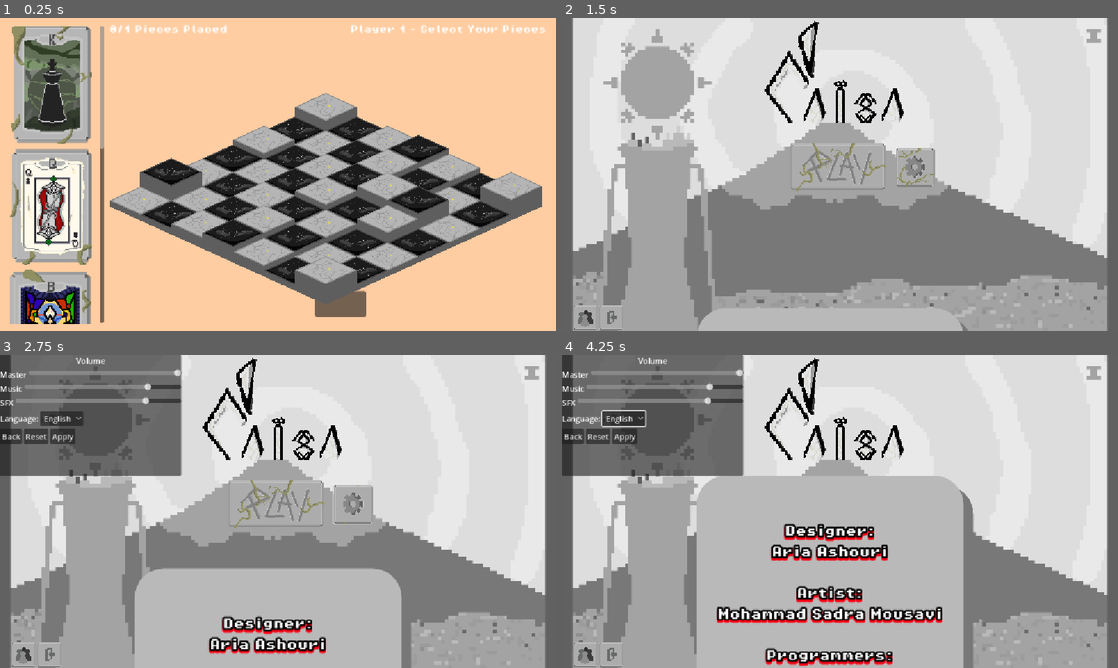
Above: before the commit, frames 1-4 (two rows, left to right).
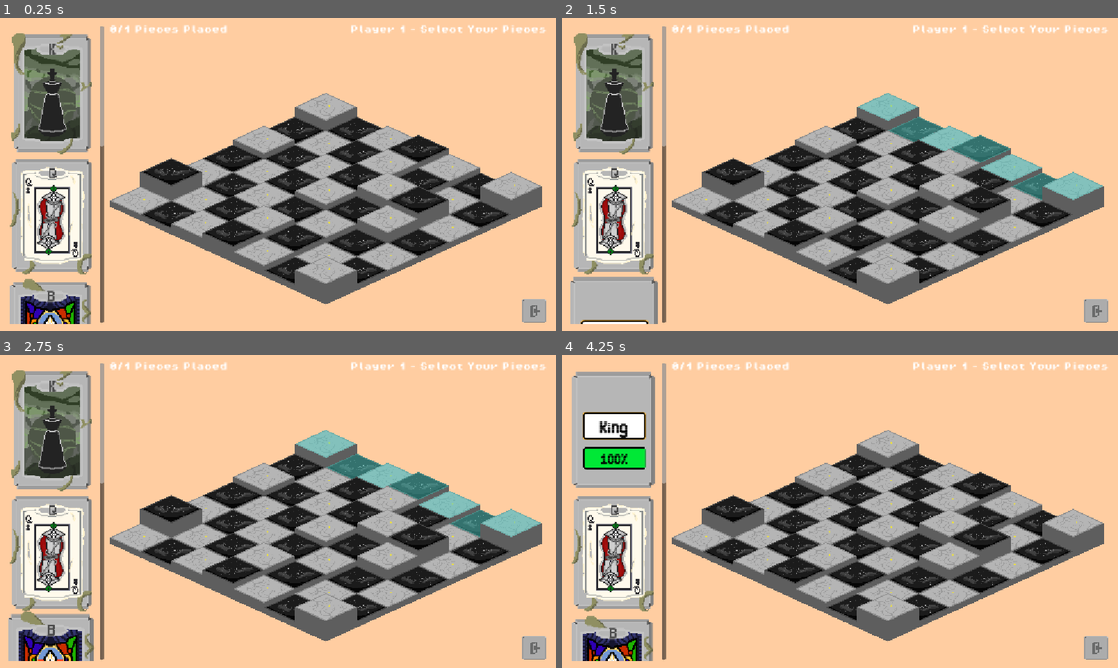
Above: after the commit, the same moments.

Repository: Caiisa-Games/caiisa
Game: Godot game, scene res://scenes/piece_selection.tscn
The game is run twice, just before and just after one commit, with the same random seed, the same clock (stepped at 60 frames per second) and the same inputs. This scene is started directly instead of the project's main scene.
Inputs (mouse positions are in pixels of both pictures, inside the frame that each line leads up to):
- Up to frame 1 (0.25 s): no input
- Up to frame 2 (1.5 s): click (901, 302) at 0.52 s; click (584, 318) at 1.27 s
- Up to frame 3 (2.75 s): click (350, 505) at 2.02 s
- Up to frame 4 (4.25 s): click (623, 417) at 2.75 s, where only the run before the commit has a clickable "English"; click (623, 436) at 3.5 s, where only the run before the commit has a clickable "Apply"

The runs differ from the first frame. In frame 1, 8.7% of the frame differs, in the area x 1-99%, y 2-98%; in frame 2, 93%, in the area x 0-100%, y 0-100%; in frame 3, 93%; in frame 4, 92%.
Error before the commit: Invalid access to property or key 'stream' on a base object of type 'null instance'. (res://scenes/main_menu.gd:9)

Commit message:
clean up, piece selection improv

Diff:
--- a/scenes/battle_manager.gd
+++ b/scenes/battle_manager.gd
@@ -91,9 +91,10 @@
 		if tile.occupant.piece_data != null and tile.occupant.player != turn:
 			_handle_attack(tile)
 		else:
-			$AudioStreamPlayer2D3.play()
+			AudioManager.play_sfx(preload("res://assets/sound/فرود اومدن مهره بعد از حرکت.mp3"))
 			_execute_move(tile)
 	else:
+		AudioManager.play_sfx(preload("res://assets/sound/کلیک روی خونه های غیر قابل دسترس به هنگام حرکت مهره.mp3"))
 		_clear_selection()
 
 func _handle_attack(tile: Tile) -> void:
--- a/scenes/main_menu.gd
+++ b/scenes/main_menu.gd
@@ -6,13 +6,12 @@
 var is_settings_open := false
 
 func _ready() -> void:
-	$AudioStreamPlayer2D2.stream.loop = true
-	$AudioStreamPlayer2D2.play()
 	$TextureButton/AnimatedSprite2D.play("default")
 
 	AudioManager.play_music(preload("res://assets/sound/music_menu.ogg"))
 
 func _on_exit_button_pressed() -> void:
+	AudioManager.play_sfx(preload("res://assets/sound/فشردن دکمه های سنگی.mp3"))
 	get_tree().quit()
 
 func _on_texture_button_pressed() -> void:
@@ -33,17 +32,21 @@
 
 
 func _on_credits_button_pressed() -> void:
-	if $CreditsLabel.position.y <= -650:
-		$CreditsLabel.visible = true
-		$CreditsLabel.position = Vector2(279, 620)
-		create_tween().tween_property($CreditsLabel, "position", Vector2(279, -655), 10)
-		$TextureButton.mouse_filter = MOUSE_FILTER_IGNORE
-		$ExitButton.mouse_filter = MOUSE_FILTER_IGNORE
-		await get_tree().create_timer(10).timeout
-		$TextureButton.mouse_filter = MOUSE_FILTER_PASS
-		$ExitButton.mouse_filter = MOUSE_FILTER_PASS
+	if $CreditsLabel.position.y > -650:
+		return
+
+	AudioManager.play_sfx(preload("res://assets/sound/فشردن دکمه های سنگی.mp3"))
+	$CreditsLabel.visible = true
+	$CreditsLabel.position = Vector2(279, 620)
+	create_tween().tween_property($CreditsLabel, "position", Vector2(279, -655), 10)
+	$TextureButton.mouse_filter = MOUSE_FILTER_IGNORE
+	$ExitButton.mouse_filter = MOUSE_FILTER_IGNORE
+	await get_tree().create_timer(10).timeout
+	$TextureButton.mouse_filter = MOUSE_FILTER_PASS
+	$ExitButton.mouse_filter = MOUSE_FILTER_PASS
 
 func _on_settings_button_pressed() -> void:
+	AudioManager.play_sfx(preload("res://assets/sound/فشردن دکمه های سنگی.mp3"))
 	if is_settings_open:
 		return
 	var menu : SettingsMenu = SettingsMenuScene.instantiate()
--- a/scenes/music.gd
+++ /dev/null
@@ -1,10 +0,0 @@
-extends AudioStreamPlayer2D
-
-@onready var sgt: AudioStreamPlayer2D = $"."
-
-# Called when the node enters the scene tree for the first time.
-func _ready() -> void:
-	sgt.stop()
-
-
-# Called every frame. 'delta' is the elapsed time since the previous frame.
--- a/scenes/music.tscn
+++ /dev/null
@@ -1,9 +0,0 @@
-[gd_scene load_steps=3 format=3 uid="uid://budu10gvejeko"]
-
-[ext_resource type="AudioStream" uid="uid://gxipdp5ulyqj" path="res://assets/sound/mus_hotel.ogg" id="1_05ggv"]
-[ext_resource type="Script" uid="uid://cjwdqexku0j22" path="res://scenes/music.gd" id="1_ibx2e"]
-
-[node name="AudioStre" type="AudioStreamPlayer2D"]
-stream = ExtResource("1_05ggv")
-autoplay = true
-script = ExtResource("1_ibx2e")
--- a/scenes/piece_selection.gd
+++ b/scenes/piece_selection.gd
@@ -3,11 +3,11 @@
 
 const MAX_PIECES := 1
 
-@onready var card_flow = $HSplitContainer/LeftPanel/ScrollContainer/MarginContainer/CardFlow
+@onready var card_flow = $HSplitContainer/LeftPanel/VBoxContainer/ScrollContainer/MarginContainer/CardFlow
 @onready var board = $HSplitContainer/RightPanel/PreviewLayer/Board
 @onready var selected_count_label = $HSplitContainer/RightPanel/SelectedCountLabel
 @onready var player_turn_label = $HSplitContainer/RightPanel/PlayerTurnLabel
-@onready var start_button = $HSplitContainer/LeftPanel/StartButton
+@onready var start_button = $HSplitContainer/LeftPanel/VBoxContainer/StartButton
 
 var current_player: int = 1
 var player1_selected_pieces: Array[Dictionary] = []
@@ -177,5 +177,7 @@
 	}
 
 
-func _on_button_pressed() -> void:
+func _on_exit_pressed() -> void:
+	AudioManager.play_sfx(preload("res://assets/sound/فشردن دکمه های سنگی.mp3"))
+
 	get_tree().change_scene_to_file("res://scenes/main_menu.tscn")
--- a/scenes/piece_selection.tscn
+++ b/scenes/piece_selection.tscn
@@ -11,9 +11,7 @@
 [ext_resource type="Resource" uid="uid://bk06pb3x532an" path="res://data/pieces/king.tres" id="6_svpf0"]
 [ext_resource type="Resource" uid="uid://dhey5alqj4klo" path="res://data/pieces/knight.tres" id="7_6migr"]
 [ext_resource type="Resource" uid="uid://b6asab88n3akv" path="res://data/pieces/queen.tres" id="7_gwvtb"]
-[ext_resource type="AudioStream" uid="uid://chw6jqodlfywk" path="res://assets/sound/بعد از انتخاب همه ی کارت های یک پلیر.mp3" id="12_svpf0"]
-[ext_resource type="AudioStream" uid="uid://gxipdp5ulyqj" path="res://assets/sound/mus_hotel.ogg" id="13_6migr"]
-[ext_resource type="PackedScene" uid="uid://budu10gvejeko" path="res://scenes/music.tscn" id="14_1fc2i"]
+[ext_resource type="Texture2D" uid="uid://dyrktggnqs1af" path="res://assets/Exit.png" id="10_6migr"]
 
 [sub_resource type="StyleBoxEmpty" id="StyleBoxEmpty_c8ih6"]
 
@@ -88,23 +86,28 @@
 mouse_filter = 1
 theme_override_styles/panel = SubResource("StyleBoxEmpty_c8ih6")
 
-[node name="ScrollContainer" type="ScrollContainer" parent="HSplitContainer/LeftPanel"]
+[node name="VBoxContainer" type="VBoxContainer" parent="HSplitContainer/LeftPanel"]
 layout_mode = 2
-size_flags_horizontal = 0
+
+[node name="ScrollContainer" type="ScrollContainer" parent="HSplitContainer/LeftPanel/VBoxContainer"]
+layout_mode = 2
+size_flags_vertical = 3
 theme_override_styles/focus = SubResource("StyleBoxEmpty_mcp5b")
 horizontal_scroll_mode = 0
 
-[node name="MarginContainer" type="MarginContainer" parent="HSplitContainer/LeftPanel/ScrollContainer"]
+[node name="MarginContainer" type="MarginContainer" parent="HSplitContainer/LeftPanel/VBoxContainer/ScrollContainer"]
 layout_mode = 2
 theme_override_constants/margin_left = 5
+theme_override_constants/margin_top = 20
 theme_override_constants/margin_right = 15
+theme_override_constants/margin_bottom = 10
 
-[node name="CardFlow" type="HFlowContainer" parent="HSplitContainer/LeftPanel/ScrollContainer/MarginContainer"]
+[node name="CardFlow" type="HFlowContainer" parent="HSplitContainer/LeftPanel/VBoxContainer/ScrollContainer/MarginContainer"]
 layout_mode = 2
 mouse_behavior_recursive = 1
 theme_override_constants/v_separation = 15
 
-[node name="StartButton" type="Button" parent="HSplitContainer/LeftPanel"]
+[node name="StartButton" type="Button" parent="HSplitContainer/LeftPanel/VBoxContainer"]
 layout_mode = 2
 size_flags_vertical = 8
 theme = SubResource("Theme_wgbiy")
@@ -114,6 +117,15 @@
 layout_mode = 2
 mouse_filter = 2
 theme_override_styles/panel = SubResource("StyleBoxEmpty_k1b5r")
+
+[node name="ExitButton" type="TextureButton" parent="HSplitContainer/RightPanel"]
+custom_minimum_size = Vector2(50, 50)
+layout_mode = 2
+size_flags_horizontal = 8
+size_flags_vertical = 8
+texture_normal = ExtResource("10_6migr")
+ignore_texture_size = true
+stretch_mode = 0
 
 [node name="SelectedCountLabel" type="Label" parent="HSplitContainer/RightPanel"]
 layout_mode = 2
@@ -137,19 +149,5 @@
 [node name="Camera2D" type="Camera2D" parent="."]
 offset = Vector2(576, 324)
 
-[node name="Button" type="Button" parent="."]
-layout_mode = 0
-offset_left = 653.0
-offset_top = 566.0
-offset_right = 758.0
-offset_bottom = 619.0
-
-[node name="AudioStreamPlayer2D2" type="AudioStreamPlayer2D" parent="."]
-visible = false
-stream = ExtResource("13_6migr")
-autoplay = true
-
-[node name="AudioStre" parent="." instance=ExtResource("14_1fc2i")]
-
-[connection signal="pressed" from="HSplitContainer/LeftPanel/StartButton" to="." method="_on_start_button_pressed"]
-[connection signal="pressed" from="Button" to="." method="_on_button_pressed"]
+[connection signal="pressed" from="HSplitContainer/LeftPanel/VBoxContainer/StartButton" to="." method="_on_start_button_pressed"]
+[connection signal="pressed" from="HSplitContainer/RightPanel/ExitButton" to="." method="_on_exit_pressed"]
Not shown, removed: assets/sound/mus_endingexcerpt1.ogg.import
Not shown, removed: assets/sound/mus_harpnoise.ogg.import
Not shown, removed: assets/sound/mus_hotel.ogg.import
Not shown, removed: scenes/music.gd.uid
Not shown: 1 places in scenes/piece_selection.tscn that only renumber resources
Not shown, removed: assets/sound/mus_endingexcerpt1.ogg
Not shown, removed: assets/sound/mus_harpnoise.ogg
Not shown, removed: assets/sound/mus_hotel.ogg
